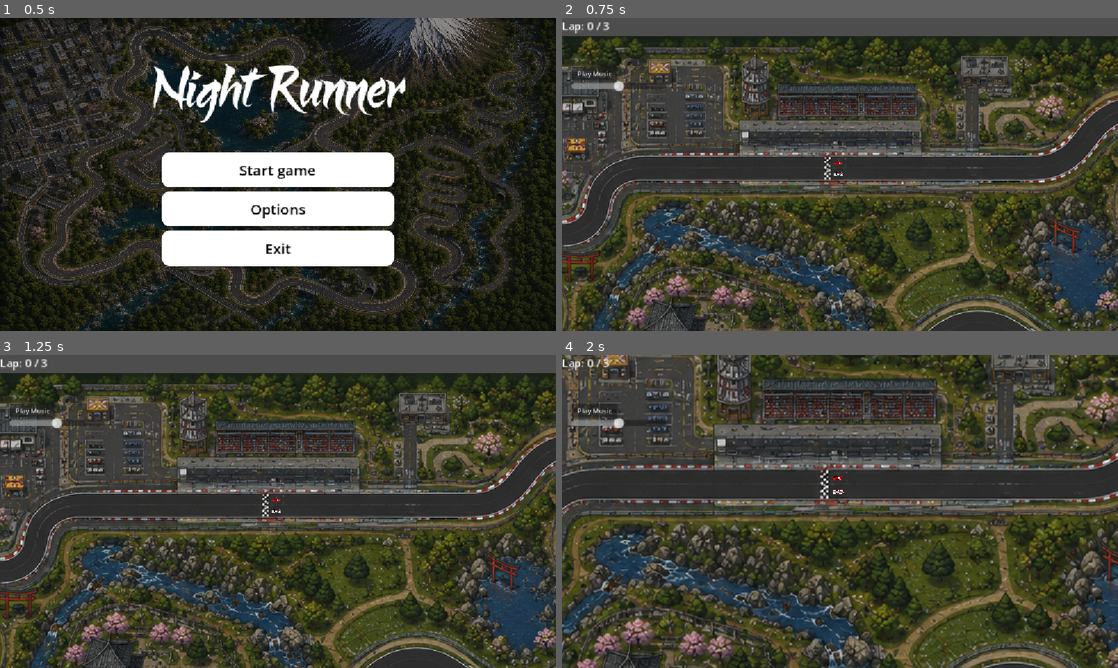
Above: before the commit, frames 1-4 (two rows, left to right).
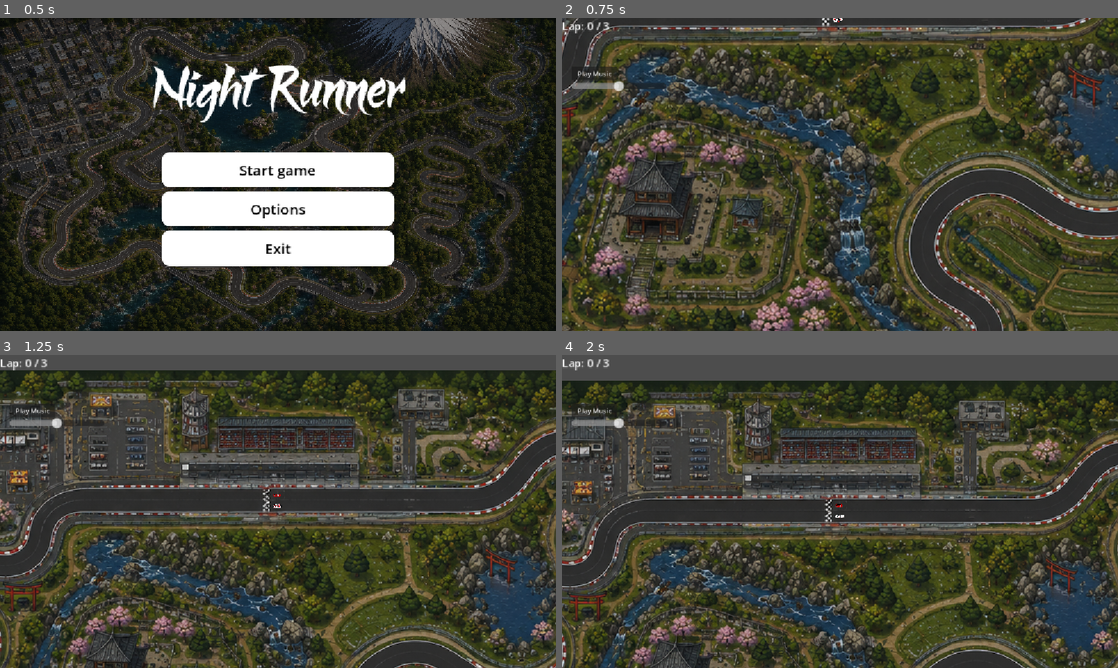
Above: after the commit, the same moments.

Repository: Bhaumik1234-star/Racer2dgt
Game: Godot game, scene res://main_menu.tscn
The game is run twice, just before and just after one commit, with the same random seed, the same clock (stepped at 60 frames per second) and the same inputs.
Inputs:
- Up to frame 1 (0.5 s): no input
- Up to frame 2 (0.75 s): click "Start game" at 0.5 s
- Up to frame 3 (1.25 s): no input
- Up to frame 4 (2 s): tap C (change_camera) at 1.35 s

Frame 1 is identical in both runs. In frame 2, 70% of the frame differs, in the area x 0-100%, y 0-100%; in frame 3, 46%; in frame 4, 65%.

Commit message:
Camera
I added a new camera system that automatically follows both cars at the same time. The camera now moves to the middle point between Player 1 and Player 2, and it zooms in or out so both players always stay on the screen.

Diff:
--- a/Scenes/Car 1/Car.gd
+++ b/Scenes/Car 1/Car.gd
@@ -19,13 +19,8 @@
 var spawn_position: Vector2
 var spawn_rotation: float
 
-# Cameras
-@onready var cam_default: Camera2D = $Cam_Default
-@onready var cam_chase: Camera2D = $Cam_Chase
-@onready var cam_close: Camera2D = $Cam_Close
-@onready var cam_tactical: Camera2D = $Cam_Tactical
-
-var camera_index: int = 0
+# Variable to track halfway completion
+var passed_halfway: bool = false
 
 
 func _ready() -> void:
@@ -35,25 +30,24 @@
 	area_entered.connect(_on_area_entered)
 	area_exited.connect(_on_area_exited)
 
-	update_camera()
+	# Disable local cameras if they exist under this node
+	if has_node("Cam_Default"): $Cam_Default.enabled = false
+	if has_node("Cam_Chase"): $Cam_Chase.enabled = false
+	if has_node("Cam_Close"): $Cam_Close.enabled = false
+	if has_node("Cam_Tactical"): $Cam_Tactical.enabled = false
 
 
 func _process(_delta: float) -> void:
-	# Now uses player_prefix dynamically instead of fixed ui_ controls
+	# Controls movement using player_prefix
 	_throttle = Input.get_axis(player_prefix + "_down", player_prefix + "_up")
 	_steer = Input.get_axis(player_prefix + "_left", player_prefix + "_right")
-
-	if Input.is_action_just_pressed("change_camera"):
-		camera_index += 1
-		if camera_index > 3:
-			camera_index = 0
-		update_camera()
 
 
 func _physics_process(delta: float) -> void:
 	apply_throttle(delta)
 	apply_rotation(delta)
 	position += transform.x * _velocity * delta
+
 
 # MOVEMENT
 func apply_throttle(delta: float) -> void:
@@ -82,24 +76,6 @@
 		)
 
 
-# CAMERA SWITCH
-func update_camera() -> void:
-	cam_default.enabled = false
-	cam_chase.enabled = false
-	cam_close.enabled = false
-	cam_tactical.enabled = false
-
-	match camera_index:
-		0:
-			cam_default.enabled = true
-		1:
-			cam_chase.enabled = true
-		2:
-			cam_close.enabled = true
-		3:
-			cam_tactical.enabled = true
-
-
 # RESET / AREAS
 func hit_boundary() -> void:
 	_velocity = 0.0
@@ -122,8 +98,6 @@
 func lap_completed() -> void:
 	print("lap_completed")
 
-# Variable to track halfway completion
-var passed_halfway: bool = false
 
 # Called when the car touches the HALFWAY line
 func on_hit_halfway() -> void:
--- a/Scenes/Car 1/Car.tscn
+++ b/Scenes/Car 1/Car.tscn
@@ -23,17 +23,3 @@
 rotation = 1.5707964
 scale = Vector2(0.8594453, 0.749353)
 shape = SubResource("CapsuleShape2D_fnsqd")
-
-[node name="Cam_Default" type="Camera2D" parent="." unique_id=1477794479]
-zoom = Vector2(0.8, 0.8)
-position_smoothing_enabled = true
-
-[node name="Cam_Chase" type="Camera2D" parent="." unique_id=1195013896]
-offset = Vector2(0, 40)
-
-[node name="Cam_Close" type="Camera2D" parent="." unique_id=1184246279]
-offset = Vector2(0, 15)
-zoom = Vector2(1.4, 1.4)
-
-[node name="Cam_Tactical" type="Camera2D" parent="." unique_id=478122297]
-zoom = Vector2(0.6, 0.6)
--- a/Scenes/Car 2/Car2.gd
+++ b/Scenes/Car 2/Car2.gd
@@ -19,13 +19,8 @@
 var spawn_position: Vector2
 var spawn_rotation: float
 
-# Cameras
-@onready var cam_default: Camera2D = $Cam_Default
-@onready var cam_chase: Camera2D = $Cam_Chase
-@onready var cam_close: Camera2D = $Cam_Close
-@onready var cam_tactical: Camera2D = $Cam_Tactical
-
-var camera_index: int = 0
+# Variable to track halfway completion
+var passed_halfway: bool = false
 
 
 func _ready() -> void:
@@ -35,25 +30,24 @@
 	area_entered.connect(_on_area_entered)
 	area_exited.connect(_on_area_exited)
 
-	update_camera()
+	# Disable local cameras if they exist under this node
+	if has_node("Cam_Default"): $Cam_Default.enabled = false
+	if has_node("Cam_Chase"): $Cam_Chase.enabled = false
+	if has_node("Cam_Close"): $Cam_Close.enabled = false
+	if has_node("Cam_Tactical"): $Cam_Tactical.enabled = false
 
 
 func _process(_delta: float) -> void:
-	# Now uses player_prefix dynamically instead of fixed ui_ controls
+	# Controls movement using player_prefix
 	_throttle = Input.get_axis(player_prefix + "_down", player_prefix + "_up")
 	_steer = Input.get_axis(player_prefix + "_left", player_prefix + "_right")
-
-	if Input.is_action_just_pressed("change_camera"):
-		camera_index += 1
-		if camera_index > 3:
-			camera_index = 0
-		update_camera()
 
 
 func _physics_process(delta: float) -> void:
 	apply_throttle(delta)
 	apply_rotation(delta)
 	position += transform.x * _velocity * delta
+
 
 # MOVEMENT
 func apply_throttle(delta: float) -> void:
@@ -82,24 +76,6 @@
 		)
 
 
-# CAMERA SWITCH
-func update_camera() -> void:
-	cam_default.enabled = false
-	cam_chase.enabled = false
-	cam_close.enabled = false
-	cam_tactical.enabled = false
-
-	match camera_index:
-		0:
-			cam_default.enabled = true
-		1:
-			cam_chase.enabled = true
-		2:
-			cam_close.enabled = true
-		3:
-			cam_tactical.enabled = true
-
-
 # RESET / AREAS
 func hit_boundary() -> void:
 	_velocity = 0.0
@@ -122,8 +98,6 @@
 func lap_completed() -> void:
 	print("lap_completed")
 
-# Variable to track halfway completion
-var passed_halfway: bool = false
 
 # Called when the car touches the HALFWAY line
 func on_hit_halfway() -> void:
--- a/Scenes/Car 2/Car2.tscn
+++ b/Scenes/Car 2/Car2.tscn
@@ -20,17 +20,3 @@
 position = Vector2(-1.41447, -1.4144697)
 rotation = 1.5707964
 shape = SubResource("CapsuleShape2D_fnsqd")
-
-[node name="Cam_Default" type="Camera2D" parent="." unique_id=1477794479]
-zoom = Vector2(0.8, 0.8)
-position_smoothing_enabled = true
-
-[node name="Cam_Chase" type="Camera2D" parent="." unique_id=1195013896]
-offset = Vector2(0, 40)
-
-[node name="Cam_Close" type="Camera2D" parent="." unique_id=1184246279]
-offset = Vector2(0, 15)
-zoom = Vector2(1.4, 1.4)
-
-[node name="Cam_Tactical" type="Camera2D" parent="." unique_id=478122297]
-zoom = Vector2(0.6, 0.6)
--- /dev/null
+++ b/Scripts/DynamicCamera.gd
@@ -0,0 +1,27 @@
+extends Camera2D
+
+@export var car1: Node2D
+@export var car2: Node2D
+
+@export var min_zoom : float = 0.4
+@export var max_zoom : float = 1.0
+@export var margin: Vector2 = Vector2(400,400)
+@export var follow_speed: float = 5.0
+
+func _process(delta: float) -> void:
+	if not car1 or not car2:
+		return
+
+	var target_position = (car1.global_position + car2.global_position) * 0.5
+	global_position = global_position.lerp(target_position, follow_speed * delta)
+
+	var rect = Rect2(car1.global_position, Vector2.ZERO)
+	rect = rect.expand(car2.global_position)
+	rect = rect.grow_individual(margin.x, margin.y, margin.x, margin.y)
+
+	var screen_size = get_viewport_rect().size
+	var zoom_x = screen_size.x / rect.size.x
+	var zoom_y = screen_size.y / rect.size.y
+	var target_zoom = clamp(min(zoom_x, zoom_y), min_zoom, max_zoom)
+
+	zoom = zoom.lerp(Vector2(target_zoom, target_zoom), follow_speed * delta)
--- a/Scripts/OffTrack.gd
+++ b/Scripts/OffTrack.gd
@@ -9,7 +9,11 @@
 func _on_area_entered(area: Area2D) -> void:
 	if area is Car:
 		area.speed_multiplier = slowdown
+	if area is Car2:
+		area.speed_multiplier = slowdown
 
 func _on_area_exited(area: Area2D) -> void:
 	if area is Car:
 		area.speed_multiplier = 1.0
+	if area is Car2:
+		area.speed_multiplier = 1.0
--- a/Scripts/Track.tscn
+++ b/Scripts/Track.tscn
@@ -2,6 +2,7 @@
 
 [ext_resource type="Script" uid="uid://6f7fs8tybc5w" path="res://Scripts/Track.gd" id="1_jisw4"]
 [ext_resource type="Texture2D" uid="uid://c1hgo7r6j4so8" path="res://Track.png" id="2_pgi43"]
+[ext_resource type="Script" uid="uid://cbyr1og8vu5th" path="res://Scripts/DynamicCamera.gd" id="3_b8mx1"]
 [ext_resource type="PackedScene" uid="uid://dimnaw5e7thi6" path="res://Scenes/Car 1/Car.tscn" id="3_pgi43"]
 [ext_resource type="PackedScene" uid="uid://cwqfvexeb15hq" path="res://Scenes/Car 2/Car2.tscn" id="4_i74gr"]
 [ext_resource type="Script" uid="uid://dg56yani5nqb2" path="res://Scripts/OffTrack.gd" id="4_qx6ib"]
@@ -15,11 +16,11 @@
 [sub_resource type="RectangleShape2D" id="RectangleShape2D_0do6f"]
 size = Vector2(2564, 28.5)
 
+[sub_resource type="RectangleShape2D" id="RectangleShape2D_i74gr"]
+size = Vector2(139, 42)
+
 [sub_resource type="RectangleShape2D" id="RectangleShape2D_qx6ib"]
 size = Vector2(19.75, 58)
-
-[sub_resource type="RectangleShape2D" id="RectangleShape2D_i74gr"]
-size = Vector2(139, 42)
 
 [node name="Track" type="Node" unique_id=80507153]
 script = ExtResource("1_jisw4")
@@ -30,14 +31,19 @@
 texture = ExtResource("2_pgi43")
 metadata/_edit_lock_ = true
 
+[node name="DynamicCamera" type="Camera2D" parent="Background" unique_id=1196040003 node_paths=PackedStringArray("car1", "car2")]
+script = ExtResource("3_b8mx1")
+car1 = NodePath("../Player1")
+car2 = NodePath("../Player2")
+
 [node name="Player1" parent="Background" unique_id=339257769 instance=ExtResource("3_pgi43")]
-position = Vector2(-3.5000143, -447.5)
-rotation = -6.312971
-scale = Vector2(0.28705922, 0.23715964)
+position = Vector2(-3.5, -447.5)
+rotation = -0.029785808
+scale = Vector2(0.2870592, 0.23715962)
 
 [node name="Player2" parent="Background" unique_id=680478528 instance=ExtResource("4_i74gr")]
-position = Vector2(-6, -462)
-scale = Vector2(0.20290363, 0.20290363)
+position = Vector2(-5.999939, -462)
+scale = Vector2(0.20290364, 0.20290364)
 
 [node name="Track Collision" type="Area2D" parent="." unique_id=805986857]
 collision_layer = 0
@@ -71,23 +77,6 @@
 polygon = PackedVector2Array(154, 1318, 428, 1427, 480, 1273, 443, 1161, 368, 1047, 346, 973, 368, 905, 413, 844, 504,  …(1544 unchanged characters)…
 metadata/_edit_lock_ = true
 
-[node name="FinishLine" type="Area2D" parent="." unique_id=601186285]
-position = Vector2(9, -9)
-script = ExtResource("5_voge2")
-
-[node name="CollisionShape2D" type="CollisionShape2D" parent="FinishLine" unique_id=511749744]
-position = Vector2(1233.875, 382)
-shape = SubResource("RectangleShape2D_qx6ib")
-
-[node name="CanvasLayer" type="CanvasLayer" parent="FinishLine" unique_id=1774644323]
-
-[node name="Label" type="Label" parent="FinishLine/CanvasLayer" unique_id=1001396853]
-offset_right = 40.0
-offset_bottom = 23.0
-scale = Vector2(1.3993727, 1.3993727)
-text = "Lap: 1 / 3"
-metadata/_edit_use_anchors_ = true
-
 [node name="CanvasLayer" type="CanvasLayer" parent="." unique_id=21810755]
 
 [node name="MusicButton" type="Button" parent="CanvasLayer" unique_id=360271795]
@@ -118,9 +107,26 @@
 position = Vector2(1376.5, 2159)
 shape = SubResource("RectangleShape2D_i74gr")
 
+[node name="FinishLine" type="Area2D" parent="." unique_id=601186285]
+position = Vector2(9, -9)
+script = ExtResource("5_voge2")
+
+[node name="CollisionShape2D" type="CollisionShape2D" parent="FinishLine" unique_id=511749744]
+position = Vector2(1233.875, 382)
+shape = SubResource("RectangleShape2D_qx6ib")
+
+[node name="CanvasLayer" type="CanvasLayer" parent="FinishLine" unique_id=1774644323]
+
+[node name="Label" type="Label" parent="FinishLine/CanvasLayer" unique_id=1001396853]
+offset_right = 40.0
+offset_bottom = 23.0
+scale = Vector2(1.3993727, 1.3993727)
+text = "Lap: 1 / 3"
+metadata/_edit_use_anchors_ = true
+
 [connection signal="area_entered" from="Track Collision" to="." method="_on_track_collision_area_entered"]
+[connection signal="pressed" from="CanvasLayer/MusicButton" to="." method="_on_music_button_pressed"]
+[connection signal="value_changed" from="CanvasLayer/VolumeSlider" to="." method="_on_volume_slider_value_changed"]
 [connection signal="area_entered" from="FinishLine" to="." method="_on_finish_line_area_entered"]
 [connection signal="area_entered" from="FinishLine" to="FinishLine" method="_on_area_entered"]
 [connection signal="child_entered_tree" from="FinishLine/CanvasLayer/Label" to="." method="_on_label_child_entered_tree"]
-[connection signal="pressed" from="CanvasLayer/MusicButton" to="." method="_on_music_button_pressed"]
-[connection signal="value_changed" from="CanvasLayer/VolumeSlider" to="." method="_on_volume_slider_value_changed"]
Not shown, added: Scripts/DynamicCamera.gd.uid
